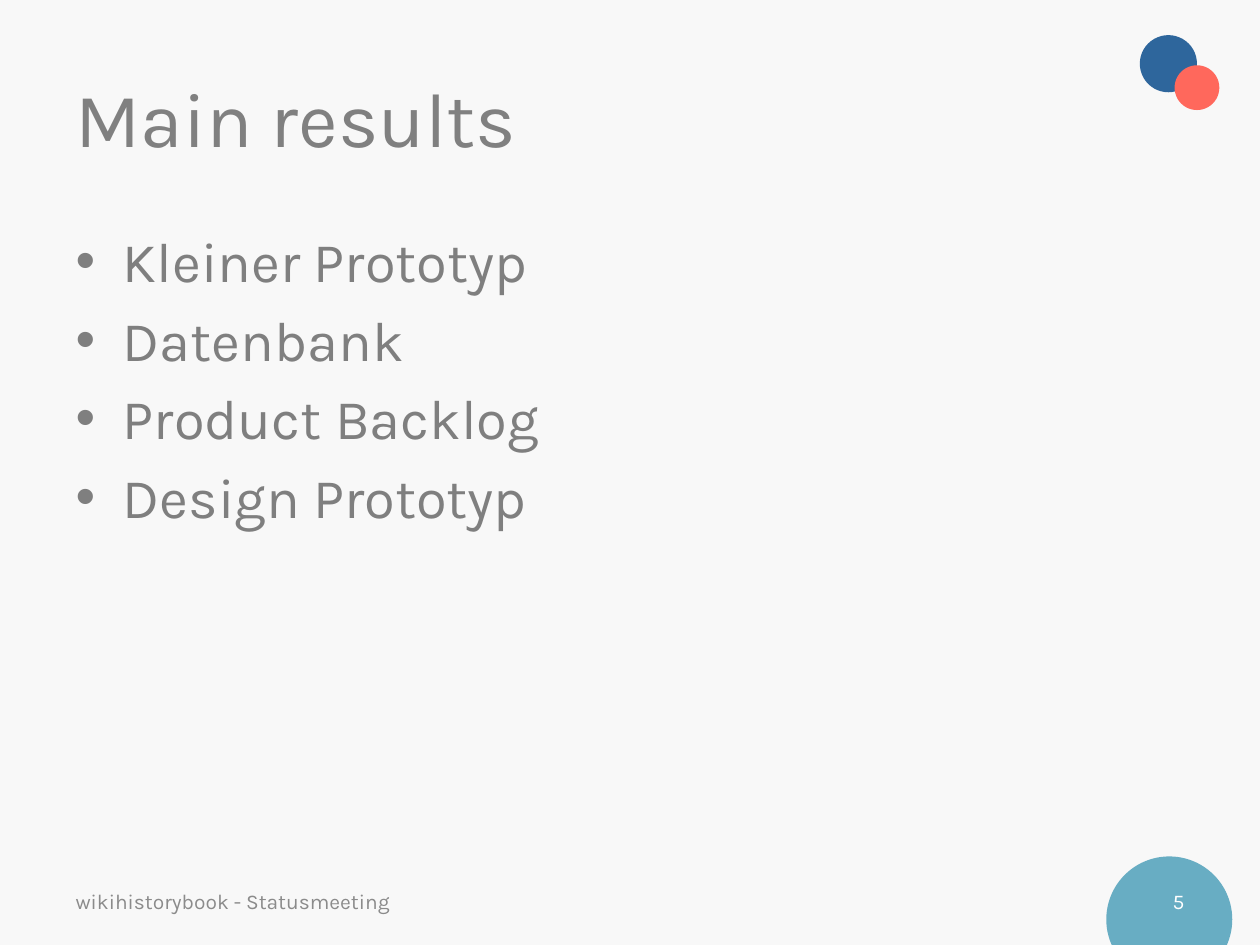
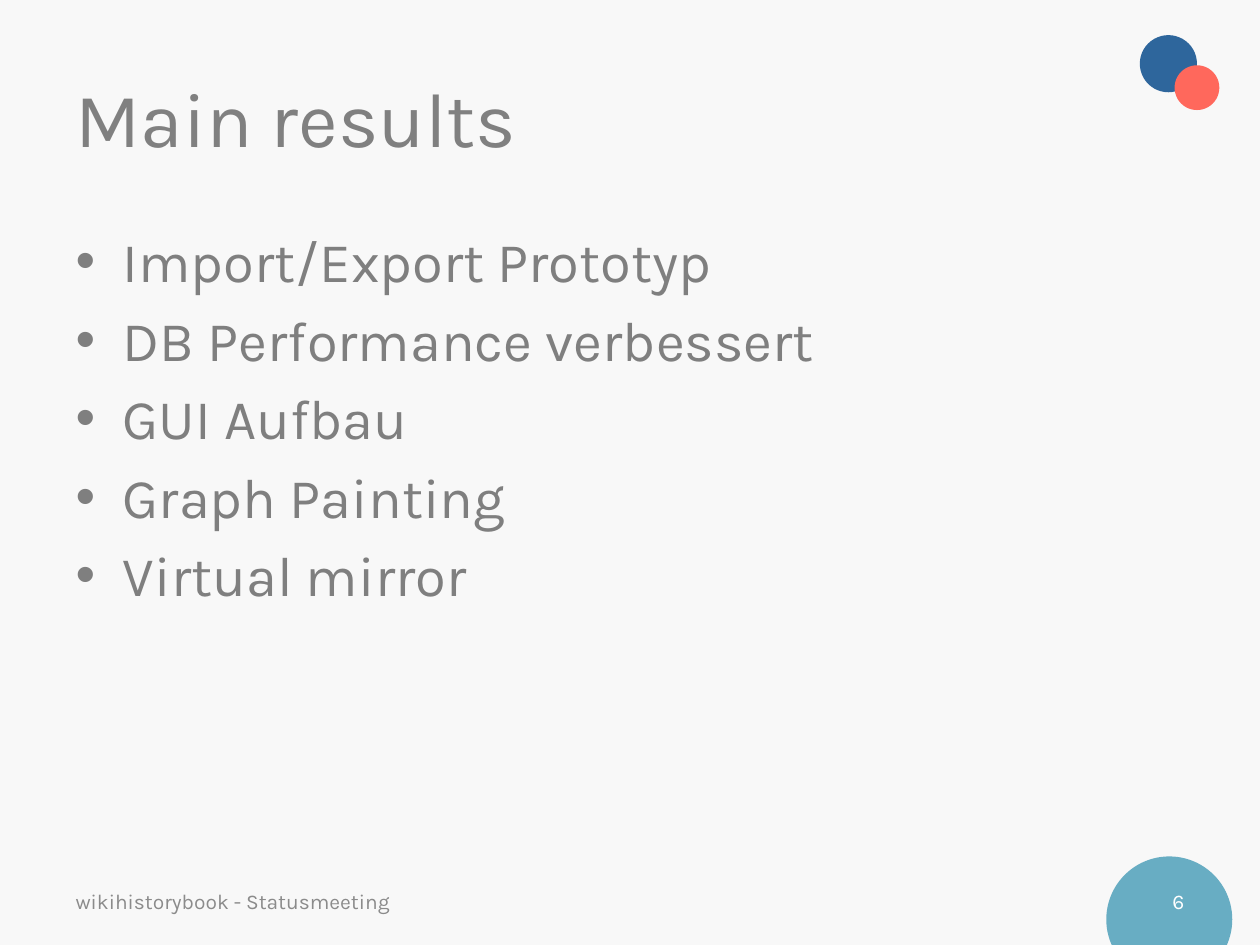
Before and after one commit to neptunehigh/wikihistorybook, a slide deck: slide 6 of administration/Sprint presentations/Presentation_Sprint_1.pptx (slide 5 before the commit). Drawn at 1260x945 pixels with LibreOffice and Linux fonts; fonts in the diff are those of the drawing; background and template pictures are left out. Boxes give left, top, right and bottom in pixels: in the first picture for what was removed or moved away, otherwise in the second. Text is boxed around its words. In the diff, an @@ line names an element or a change of style, - is before the commit and + after.

```diff
--- a/administration/Sprint presentations/Presentation_Sprint_1.pptx
+++ b/administration/Sprint presentations/Presentation_Sprint_1.pptx
@@ text at [123,241,814,597]: text changed @@
-• Kleiner Prototyp
-• Datenbank
-• Product Backlog
-• Design Prototyp
+• Import/Export Prototyp
+• DB Performance verbessert
+• GUI Aufbau
+• Graph Painting
+• Virtual mirror
@@ page number at [1172,895,1184,909]: text changed @@
-5
+6
```
Also in this commit, not shown: 7 other slides changed, 2 slides added.
